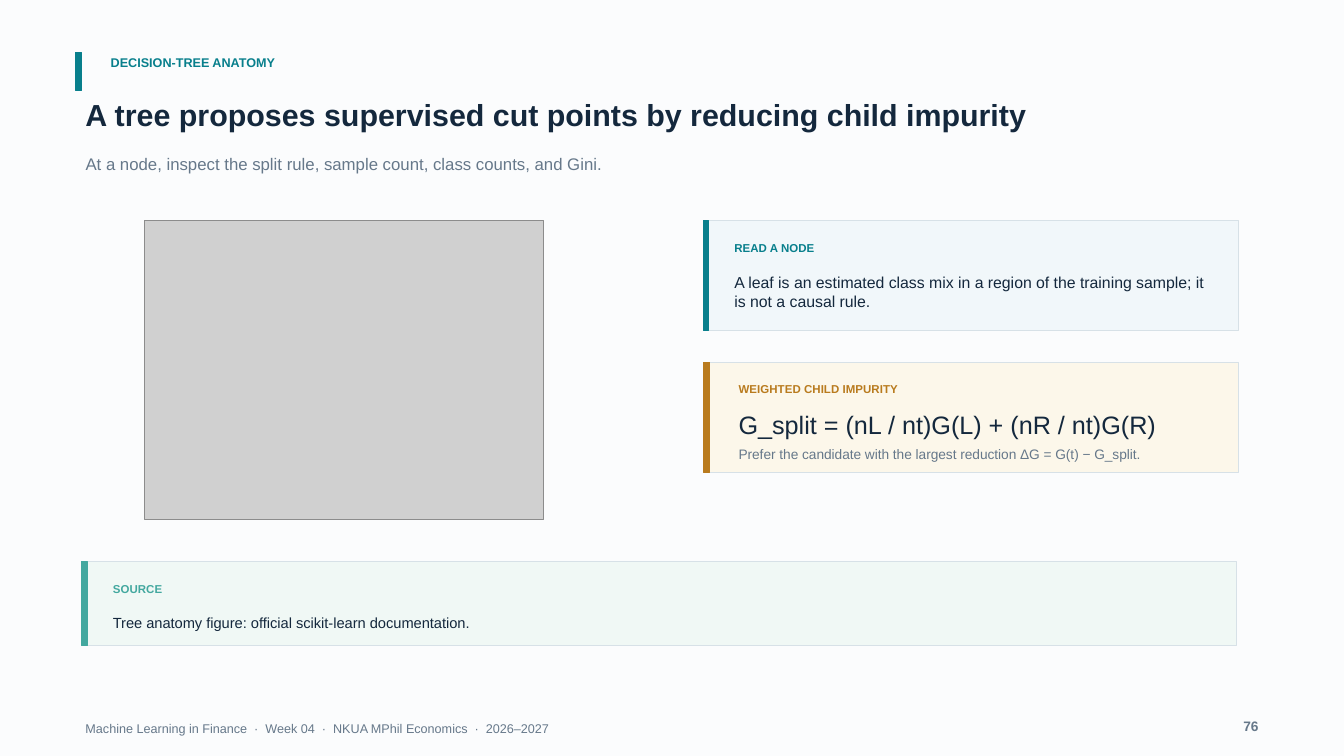
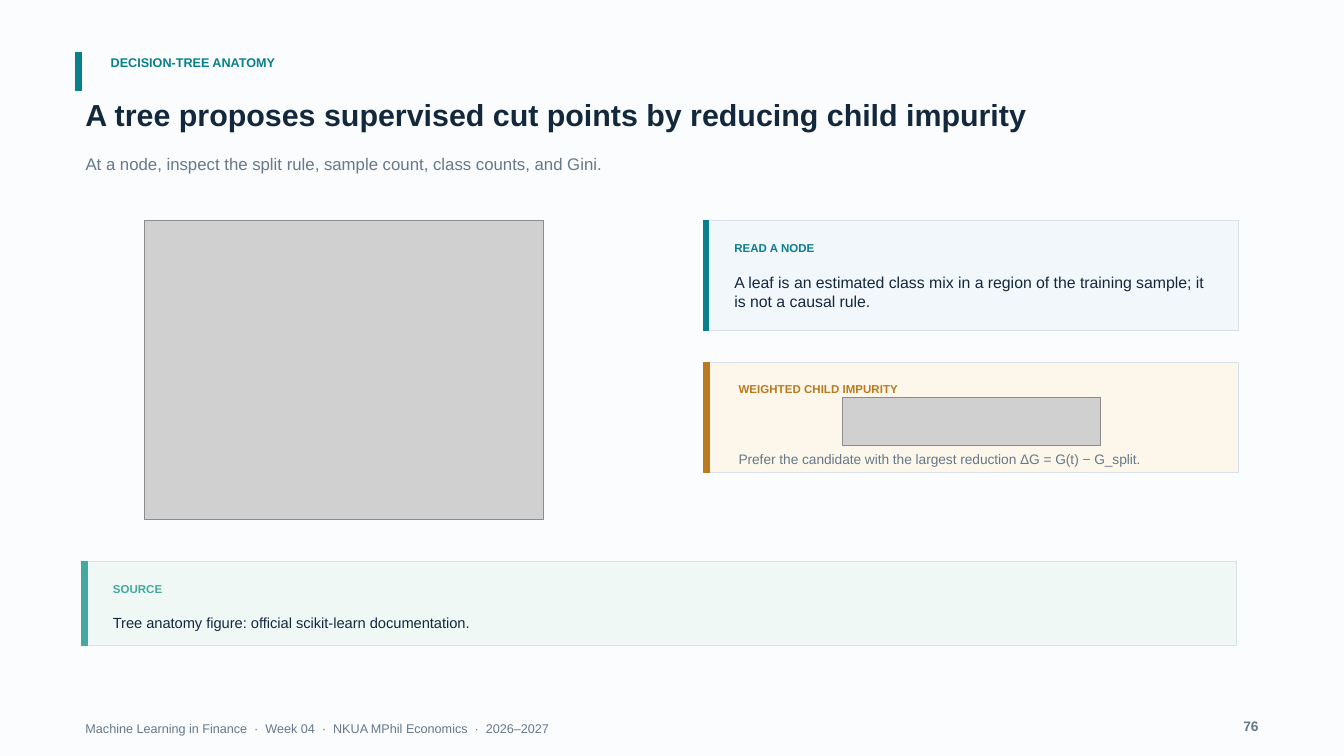
Before and after one commit to fkottas/Teaching-Courses, a slide deck: slide 76 of Machine Learning in Finance/2026-2027/lectures/week-04/slides/Lecture_04_Feature_Engineering_for_Financial_Data_2026-2027.pptx. Drawn at 1344x756 pixels with LibreOffice and Linux fonts; fonts in the diff are those of the drawing; grey boxes stand for pictures. Boxes give left, top, right and bottom in pixels: in the first picture for what was removed or moved away, otherwise in the second. Text is boxed around its words. In the diff, an @@ line names an element or a change of style, - is before the commit and + after.

```diff
--- a/Machine Learning in Finance/2026-2027/lectures/week-04/slides/Lecture_04_Feature_Engineering_for_Financial_Data_2026-2027.pptx
+++ b/Machine Learning in Finance/2026-2027/lectures/week-04/slides/Lecture_04_Feature_Engineering_for_Financial_Data_2026-2027.pptx
@@ text removed at (739, 415, 1156, 440) @@
-G_split = (nL / nt)G(L) + (nR / nt)G(R)
@@ picture added at (843, 398, 1101, 446) @@
@@ text "Prefer the candidate with the ...": place and size @@
-text "Prefer the candidate with the ..." at (739, 449, 1140, 462)
+text "Prefer the candidate with the ..." at (739, 454, 1140, 467)
```
Also in this commit, not shown: 37 other slides changed, 3 other files.
